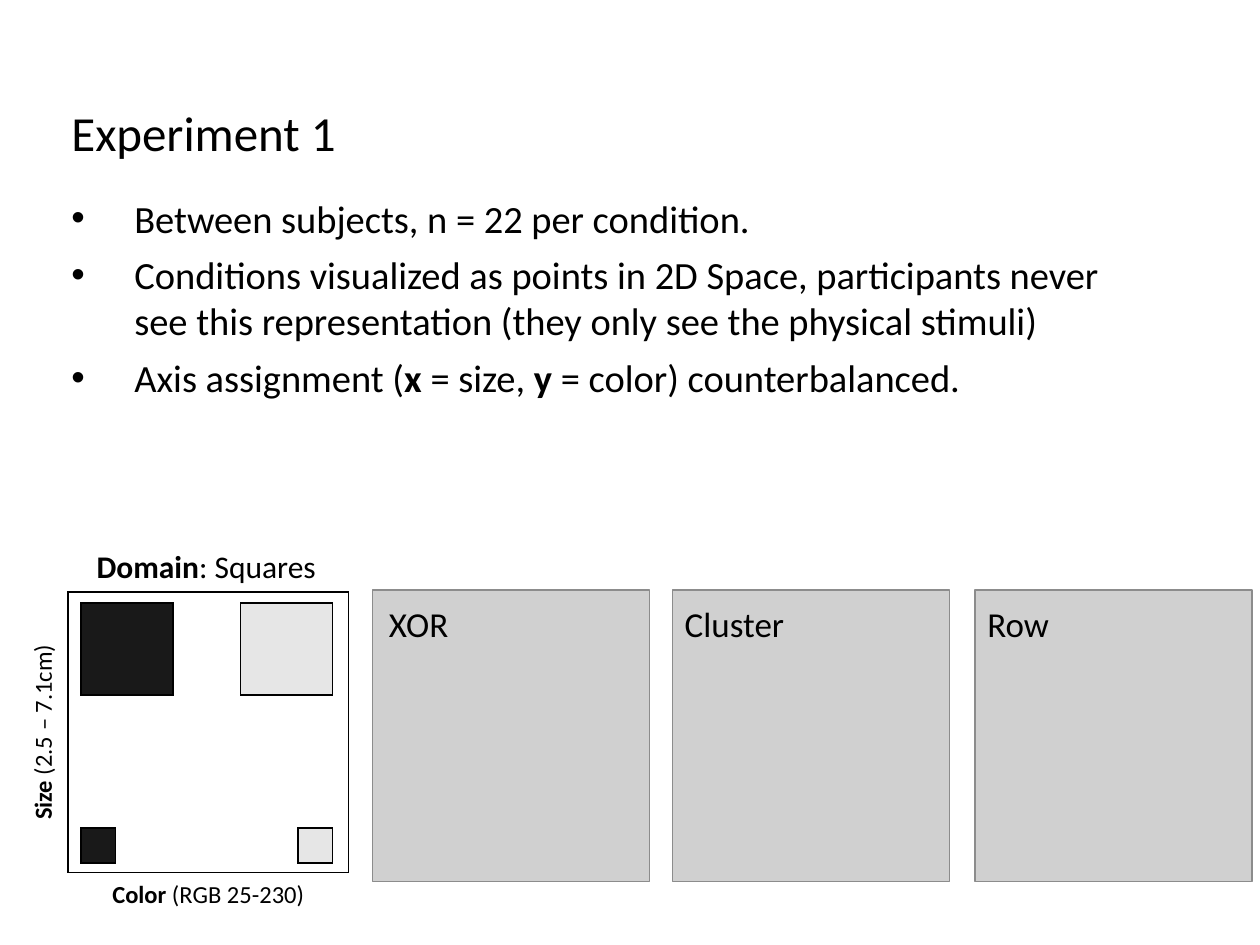
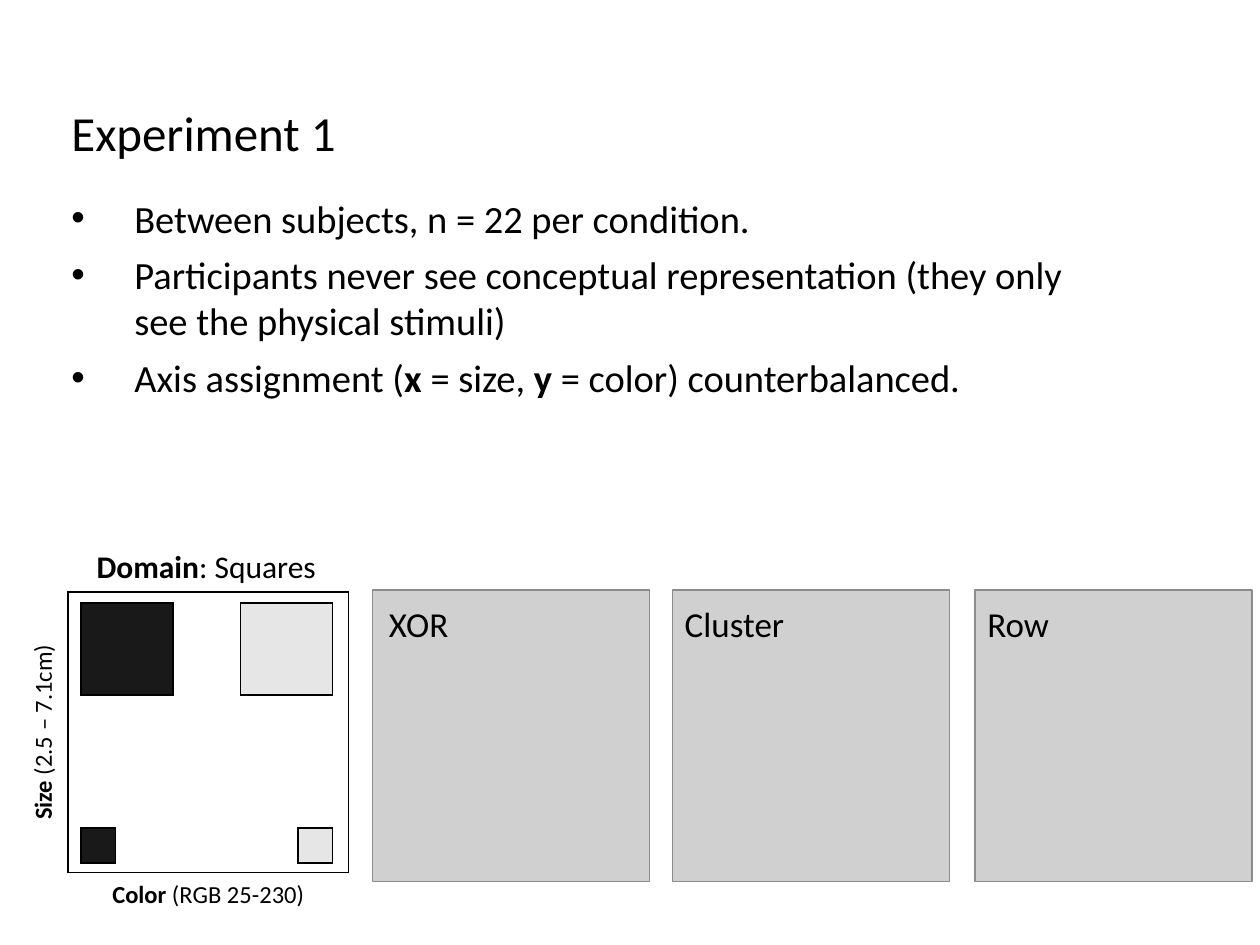
Before and after one commit to AusterweilLab/generating_categories, a slide deck: slide 20 of Presentations/ccn-bbag-march-2-2017.pptx. Drawn at 1260x945 pixels with LibreOffice and Linux fonts; fonts in the diff are those of the drawing; grey boxes stand for pictures. Boxes give left, top, right and bottom in pixels: in the first picture for what was removed or moved away, otherwise in the second. Text is boxed around its words. In the diff, an @@ line names an element or a change of style, - is before the commit and + after.

```diff
--- a/Presentations/ccn-bbag-march-2-2017.pptx
+++ b/Presentations/ccn-bbag-march-2-2017.pptx
@@ text at (x1=134, y1=261, x2=1062, y2=342): text changed @@
-• Conditions visualized as points in 2D Space, participants never see this representation (they only see the physical stimuli)
+• Participants never see conceptual representation (they only see the physical stimuli)
```
Also in this commit, not shown: 1 other slide changed, 1 other file.
